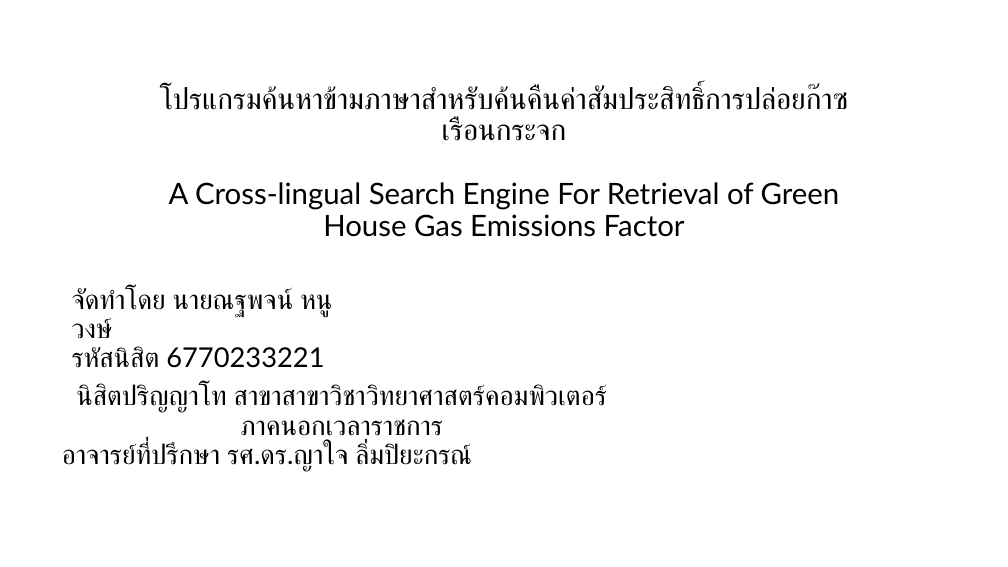
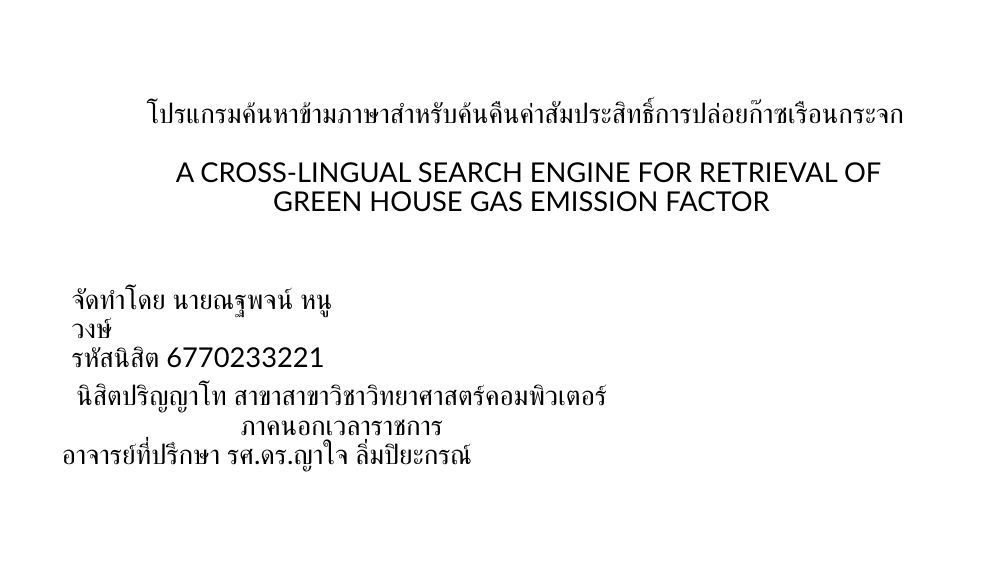
Before and after one commit to nanutnutna/thesis_ef, a slide deck: slide 1 of proposal/Proposal.pptx. Drawn at 1008x567 pixels with LibreOffice and Linux fonts; fonts in the diff are those of the drawing. Boxes give left, top, right and bottom in pixels: in the first picture for what was removed or moved away, otherwise in the second. Text is boxed around its words. In the diff, an @@ line names an element or a change of style, - is before the commit and + after.

```diff
--- a/proposal/Proposal.pptx
+++ b/proposal/Proposal.pptx
@@ title at (x1=147, y1=102, x2=903, y2=212): text changed; size 28 to 26 pt; font Roboto to Lato @@
-โปรแกรมค้นหาข้ามภาษาสำหรับค้นคืนค่าสัมประสิทธิ์การปล่อยก๊าซเรือนกระจก
-A Cross-lingual Search Engine For Retrieval of Green House Gas Emissions Factor
+โปรแกรมค้นหาข้ามภาษาสำหรับค้นคืนค่าสัมประสิทธิ์การปล่อยก๊าซเรือนกระจก
+A CROSS-LINGUAL SEARCH ENGINE FOR RETRIEVAL OF GREEN HOUSE GAS EMISSION FACTOR
```
Also in this commit, not shown: 8 other slides changed, 3 slides added, 1 slide removed, 1 other file.
